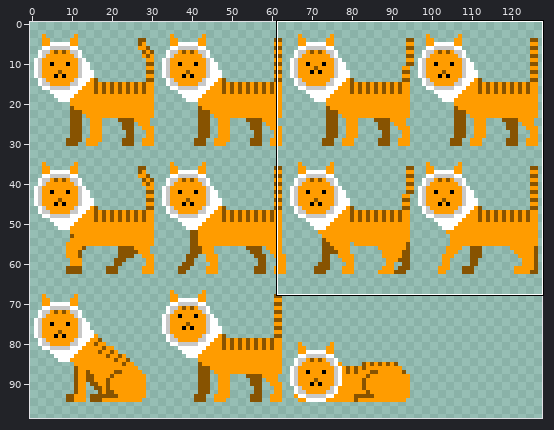
Edited in one commit: sprite sheet (resources/public/assets/game/driftcat0.png). Above: a wide view before the commit, with the close-up outlined.
Close-up. Before the edit:
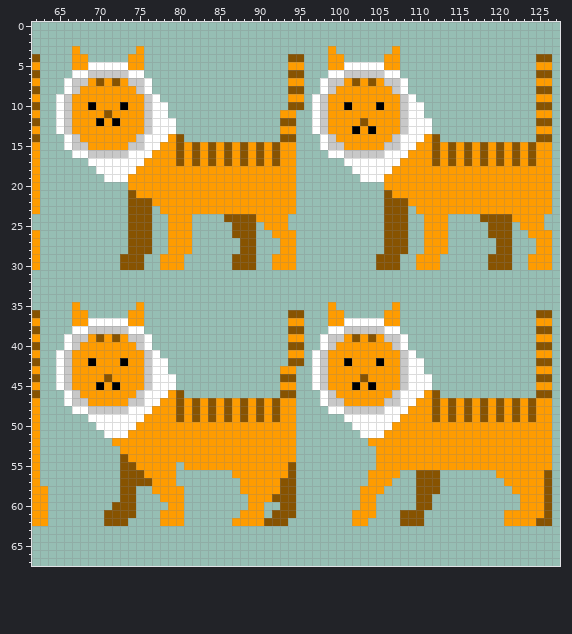
The file is 128x128 pixels. Shown: x 62..127, y 0..67. The wide view leaves out empty margins. The commit also changed other parts of the picture, which this record leaves out.
Once edited:
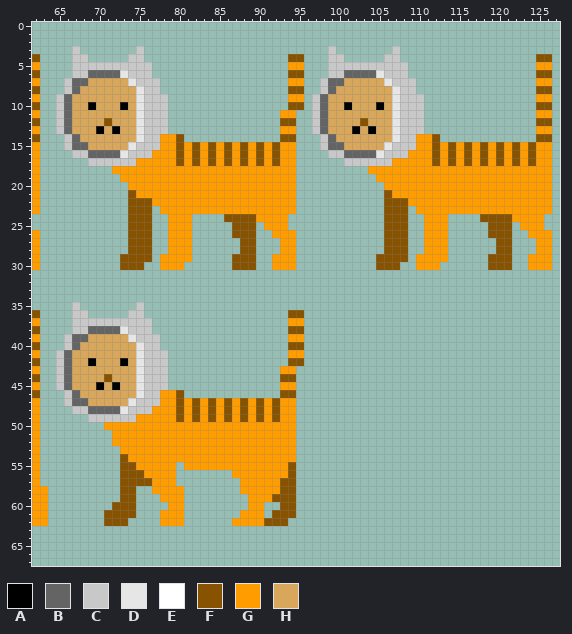
Palette (. is transparent): A #000000  B #646464  C #c8c8c8  D #e6e6e6  E #ffffff  F #875301  G #ff9c00  H #d8a75b
Diff:
@@ x 62..127 @@
  2 ..................................................................
- 3 .....G.......G.......................G.......G....................
- 4 F....GG.....GG..................FF...GG.....GG.................FF.
- 5 G....GGEEEEEGG..................GG...GGEEEEEGG.................GG.
- 6 F....EECCCCCEE..................FF...EECCCCCEE.................FF.
- 7 G...ECCGFGFGCCE.................GG..ECCGFGFGCCE................GG.
- 8 F...ECGGGGGGGCE.................FF..ECGGGGGGGCE................FF.
- 9 G..ECGGGGGGGGGCE................GG.ECGGGGGGGGGCE...............GG.
-10 F..ECGGAGGGAGGCEE...............FF.ECGGAGGGAGGCEE..............FF.
-11 G..ECGGGGFGGGGCEE..............GG..ECGGGGGGGGGCEE..............GG.
-12 F..ECGGGAGAGGGCEEE.............FF..ECGGGGFGGGGCEEE.............FF.
-13 G..ECGGGGGGGGGCEEE.............GG..ECGGGAGAGGGCEEE.............GG.
-14 F...ECGGGGGGGCEEEGF............FF...ECGGGGGGGCEEEGF............FF.
-15 G...ECCGGGGGCCEEGGFGFGFGFGFGFGFGG...ECCGGGGGCCEEGGFGFGFGFGFGFGFGG.
-16 G....EECCCCCEEEGGGFGFGFGFGFGFGFGG....EECCCCCEEEGGGFGFGFGFGFGFGFGG.
-17 G......EEEEEEEGGGGFGFGFGFGFGFGFGG......EEEEEEEGGGGFGFGFGFGFGFGFGG.
-18 G.......EEEEEGGGGGGGGGGGGGGGGGGGG.......EEEEEGGGGGGGGGGGGGGGGGGGG.
-19 G........EEEGGGGGGGGGGGGGGGGGGGGG........EEEGGGGGGGGGGGGGGGGGGGGG.
+ 3 .....C.......C.......................C.......C....................
+ 4 F....CC.....CC..................FF...CC.....CC.................FF.
+ 5 G....CCCCCCCCCC.................GG...CCCCCCCCCC................GG.
+ 6 F....CCBBBBDCCC.................FF...CCBBBBDCCC................FF.
+ 7 G...CBBHHHHHDCCC................GG..CBBHHHHHDCCC...............GG.
+ 8 F...CBHHHHHHHDCC................FF..CBHHHHHHHDCC...............FF.
+ 9 G..CBHHHHHHHHDCCC...............GG.CBHHHHHHHHDCCC..............GG.
+10 F..CBHHAHHHAHDCCC...............FF.CBHHAHHHAHDCCC..............FF.
+11 G..CBHHHHHHHHDCCC..............GG..CBHHHHHHHHDCCC..............GG.
+12 F..CBHHHHFHHHDCCC..............FF..CBHHHHFHHHDCCC..............FF.
+13 G..CBHHHAHAHHDCCC..............GG..CBHHHAHAHHDCCC..............GG.
+14 F...CBHHHHHHHDCCGGF............FF...CBHHHHHHHDCCGGF............FF.
+15 G...CBBHHHHHDCCCGGFGFGFGFGFGFGFGG...CBBHHHHHDCCCGGFGFGFGFGFGFGFGG.
+16 G....CCBBBBDCCCGGGFGFGFGFGFGFGFGG....CCBBBBDCCCGGGFGFGFGFGFGFGFGG.
+17 G......CCCCCCGGGGGFGFGFGFGFGFGFGG......CCCCCCGGGGGFGFGFGFGFGFGFGG.
+18 G.........GGGGGGGGGGGGGGGGGGGGGGG.........GGGGGGGGGGGGGGGGGGGGGGG.
+19 G..........GGGGGGGGGGGGGGGGGGGGGG..........GGGGGGGGGGGGGGGGGGGGGG.
 20 G...........GGGGGGGGGGGGGGGGGGGGG...........GGGGGGGGGGGGGGGGGGGGG.
@@ x 74..115 @@
 28 FFF..GGG......FF...GG...........FFF..GGG..
-29 FF..GGG......FFF..GGG..........FFF..GGG...
+29 FFF.GGGG.....FFF..GGG..........FFFF.GGGG..
 30 FF..GGG......FFF..GGG..........FFF..GGG...
@@ x 62..127 @@
 34 ..................................................................
-35 .....G.......G.......................G.......G....................
-36 F....GG.....GG..................FF...GG.....GG.................FF.
-37 G....GGEEEEEGG..................GG...GGEEEEEGG.................GG.
-38 F....EECCCCCEE..................FF...EECCCCCEE.................FF.
-39 G...ECCGFGFGCCE.................GG..ECCGFGFGCCE................GG.
-40 F...ECGGGGGGGCE.................FF..ECGGGGGGGCE................FF.
-41 G..ECGGGGGGGGGCE................GG.ECGGGGGGGGGCE...............GG.
-42 F..ECGGAGGGAGGCEE...............FF.ECGGAGGGAGGCEE..............FF.
-43 G..ECGGGGGGGGGCEE..............GG..ECGGGGGGGGGCEE..............GG.
-44 F..ECGGGGFGGGGCEEE.............FF..ECGGGGFGGGGCEEE.............FF.
-45 G..ECGGGAGAGGGCEEE.............GG..ECGGGAGAGGGCEEE.............GG.
-46 F...ECGGGGGGGCEEEGF............FF...ECGGGGGGGCEEEGF............FF.
-47 G...ECCGGGGGCCEEGGFGFGFGFGFGFGFGG...ECCGGGGGCCEEGGFGFGFGFGFGFGFGG.
-48 G....EECCCCCEEEGGGFGFGFGFGFGFGFGG....EECCCCCEEEGGGFGFGFGFGFGFGFGG.
-49 G......EEEEEEEGGGGFGFGFGFGFGFGFGG......EEEEEEEGGGGFGFGFGFGFGFGFGG.
-50 G.......EEEEEGGGGGGGGGGGGGGGGGGGG.......EEEEEGGGGGGGGGGGGGGGGGGGG.
-51 G........EEEGGGGGGGGGGGGGGGGGGGGG........EEEGGGGGGGGGGGGGGGGGGGGG.
-52 G.........GGGGGGGGGGGGGGGGGGGGGGG.........GGGGGGGGGGGGGGGGGGGGGGG.
-53 G..........GGGGGGGGGGGGGGGGGGGGGG..........GGGGGGGGGGGGGGGGGGGGGG.
-54 G..........FGGGGGGGGGGGGGGGGGGGGG..........GGGGGGGGGGGGGGGGGGGGGG.
-55 G..........FFGGGGG.GGGGGGGGGGGGGF..........GGGGGGGGGGGGGGGGGGGGGG.
-56 G..........FFFGGGG.......GGGGGGGF.........GGGG..FFF.......GGGGGGF.
-57 G..........FFFFGGG........GGGGGFF.........GGG...FFF........GGGGGF.
-58 GG.........FF..GGGG.......GGGGGFF........GGG....FFF.........GGGGF.
-59 GG.........FF...GGG........GGGFFF........GG.....FF...........GGGF.
-60 GG........FFF....GG........GG..FF........GG.....FF...........GGGF.
-61 GG.......FFFF...GGG.......GGG.FFF.......GGG...FFF..........GGGGGF.
-62 GG.......FFF....GGG......GGGGFFF........GG....FFF..........GGGGFF.
+35 .....C.......C....................................................
+36 F....CC.....CC..................FF................................
+37 G....CCCCCCCCCC.................GG................................
+38 F....CCBBBBDCCC.................FF................................
+39 G...CBBHHHHHDCCC................GG................................
+40 F...CBHHHHHHHDCC................FF................................
+41 G..CBHHHHHHHHDCCC...............GG................................
+42 F..CBHHAHHHAHDCCC...............FF................................
+43 G..CBHHHHHHHHDCCC..............GG.................................
+44 F..CBHHHHFHHHDCCC..............FF.................................
+45 G..CBHHHAHAHHDCCC..............GG.................................
+46 F...CBHHHHHHHDCCGGF............FF.................................
+47 G...CBBHHHHHDCCCGGFGFGFGFGFGFGFGG.................................
+48 G....CCBBBBDCCCGGGFGFGFGFGFGFGFGG.................................
+49 G......CCCCCCGGGGGFGFGFGFGFGFGFGG.................................
+50 G........GGGGGGGGGGGGGGGGGGGGGGGG.................................
+51 G.........GGGGGGGGGGGGGGGGGGGGGGG.................................
+52 G.........GGGGGGGGGGGGGGGGGGGGGGG.................................
+53 G..........GGGGGGGGGGGGGGGGGGGGGG.................................
+54 G..........FGGGGGGGGGGGGGGGGGGGGG.................................
+55 G..........FFGGGGG.GGGGGGGGGGGGGF.................................
+56 G..........FFFGGGG.......GGGGGGGF.................................
+57 G..........FFFFGGG........GGGGGFF.................................
+58 GG.........FF..GGGG.......GGGGGFF.................................
+59 GG.........FF...GGG........GGGFFF.................................
+60 GG........FFF....GG........GG..FF.................................
+61 GG.......FFFF...GGG.......GGG.FFF.................................
+62 GG.......FFF....GGG......GGGGFFF..................................
 63 ..................................................................
Pixel boxes of the changes (left, top, right, bottom) in both close-ups:
changed: (56, 46, 176, 182)
changed: (312, 46, 432, 182)
added: (144, 254, 152, 262)
added: (184, 254, 192, 262)
added: (400, 254, 408, 262)
added: (440, 254, 448, 262)
changed: (56, 302, 176, 438)
erased: (312, 302, 552, 526)
